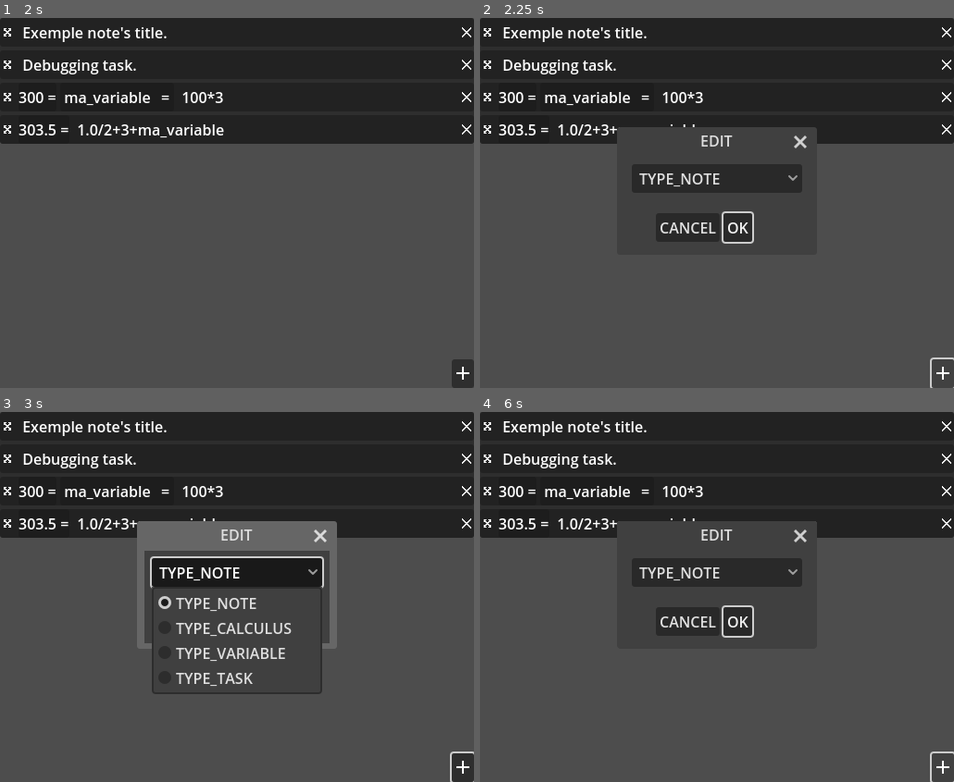
Above: before the commit, frames 1-4 (two rows, left to right).
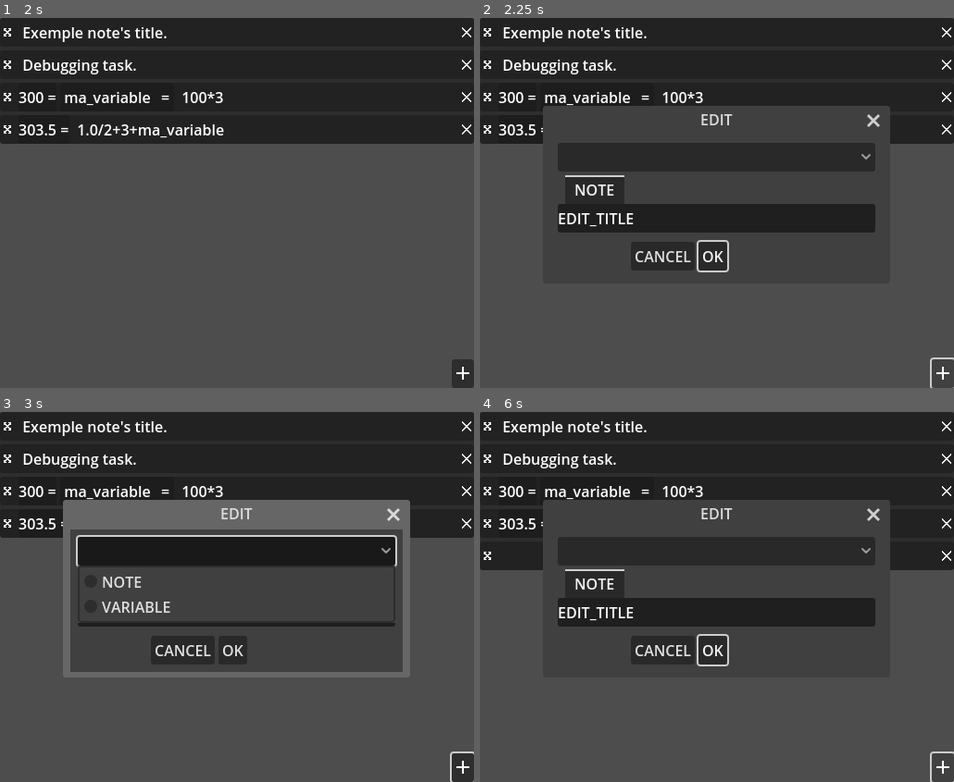
Above: after the commit, the same moments.

Repository: xorblo-doitus/Bloc-notes-plus-plus
Game: Godot game, scene res://src/app/main.tscn
Same seed, same stepped clock (60 frames per second), same inputs: the game is played once before the commit and once after it. The engine's default icon, where the game draws it, is replaced by a stand-in: a white triangle on a blue panel in a dark square.
Inputs (mouse positions are in pixels of both pictures, inside the frame that each line leads up to; where the layout moved, square brackets give the same spot in the first picture):
- Up to frame 1 (2 s): click (9, 32) at 0.52 s; click (9, 32) at 1.27 s
- Up to frame 2 (2.25 s): click (944, 373) at 2 s
- Up to frame 3 (3 s): click (237, 552) [237, 571] at 2.75 s
- Up to frame 4 (6 s): click "OK" at 3.5 s; click (717, 571) at 4.25 s, where only the run before the commit has a clickable "TYPE_CALCULUS"; click (735, 622) at 5 s, where only the run before the commit has a clickable "OK"; click (944, 767) at 5.75 s

Frame 1 is identical in both runs. In frame 2, 13% of the frame differs, in the area x 13-87%, y 23-69%; in frame 3, 18%, in the area x 13-87%, y 23-77%; in frame 4, 16%.

Commit message:
Added tabs to BuilderGUI

Diff:
--- a/src/gui/user_input/note_edition/builder_gui/builder_gui.gd
+++ b/src/gui/user_input/note_edition/builder_gui/builder_gui.gd
@@ -5,12 +5,12 @@
 signal finished()
 
 
-static var _TYPE_IDS = [
-	Note,
-	Calculus,
-	Variable,
-	Task,
-]
+static var _TYPE_IDS = []
+	#Note,
+	#Calculus,
+	#Variable,
+	#Task,
+#]
 
 
 ## A reference to the default packed scene associated with this class
@@ -27,6 +27,11 @@
 
 
 static var editing: bool = false
+
+
+static func _fetch_types() -> void:
+	for building_info_type in BuildingInfo.all:
+		_TYPE_IDS.append(building_info_type)
 
 
 static func request_edition(allow_simultaneous: bool = false) -> BuilderGUI:
@@ -56,6 +61,7 @@
 
 
 @onready var type_selector: OptionButton = %TypeSelector
+@onready var tabs: TabContainer = %Tabs
 
 
 #func _init() -> void:
@@ -67,6 +73,9 @@
 	var HBox: HBoxContainer = get_ok_button().get_parent()
 	HBox.move_child(get_ok_button(), 2)
 	HBox.move_child(get_cancel_button(), 1)
+
+	for building_info: BuildingInfo in BuildingInfo.all.values():
+		type_selector.add_item(building_info.type_translation_key)
 
 
 #func _on_visibility_changed() -> void:
@@ -82,6 +91,21 @@
 
 	type_selector.selected = _TYPE_IDS.find(builder.type)
 
+	for tab in tabs.get_children():
+		tabs.remove_child(tab)
+
+
+	for info in BuildingInfo.get_most_precise(builder.type).get_consecutive_infos():
+		var new_tab: BoxContainer = preload("res://src/gui/user_input/note_edition/builder_gui/builder_gui_tab.tscn").instantiate()
+
+		for widget_edit_scene in info.widget_edits:
+			var new_widget: WidgetEdit = widget_edit_scene.instantiate()
+			new_widget.builder = builder
+			new_tab.add_child(new_widget)
+
+		new_tab.name = info.type_translation_key
+
+		tabs.add_child(new_tab)
 
 func _finish() -> void:
 	finished.emit()
--- a/src/gui/user_input/note_edition/builder_gui/builder_gui.tscn
+++ b/src/gui/user_input/note_edition/builder_gui/builder_gui.tscn
@@ -2,9 +2,10 @@
 
 [ext_resource type="Script" path="res://src/gui/user_input/note_edition/builder_gui/builder_gui.gd" id="1_3f32s"]
 
-[node name="ConfirmationDialog" type="ConfirmationDialog"]
+[node name="BuilderGUI" type="ConfirmationDialog"]
 title = "EDIT"
 initial_position = 2
+size = Vector2i(359, 146)
 visible = true
 transient = false
 cancel_button_text = "CANCEL"
@@ -13,23 +14,18 @@
 [node name="VBoxContainer" type="VBoxContainer" parent="."]
 offset_left = 8.0
 offset_top = 8.0
-offset_right = 192.0
-offset_bottom = 51.0
+offset_right = 351.0
+offset_bottom = 97.0
 
 [node name="TypeSelector" type="OptionButton" parent="VBoxContainer"]
 unique_name_in_owner = true
 layout_mode = 2
-item_count = 4
-popup/item_0/text = "TYPE_NOTE"
-popup/item_0/id = 0
-popup/item_1/text = "TYPE_CALCULUS"
-popup/item_1/id = 1
-popup/item_2/text = "TYPE_VARIABLE"
-popup/item_2/id = 2
-popup/item_3/text = "TYPE_TASK"
-popup/item_3/id = 3
+
+[node name="Tabs" type="TabContainer" parent="VBoxContainer"]
+unique_name_in_owner = true
+layout_mode = 2
+use_hidden_tabs_for_min_size = true
 
 [connection signal="canceled" from="." to="." method="_finish"]
 [connection signal="confirmed" from="." to="." method="_finish"]
-[connection signal="custom_action" from="." to="." method="_finish" unbinds=1]
 [connection signal="item_selected" from="VBoxContainer/TypeSelector" to="." method="_on_type_selector_item_selected"]
